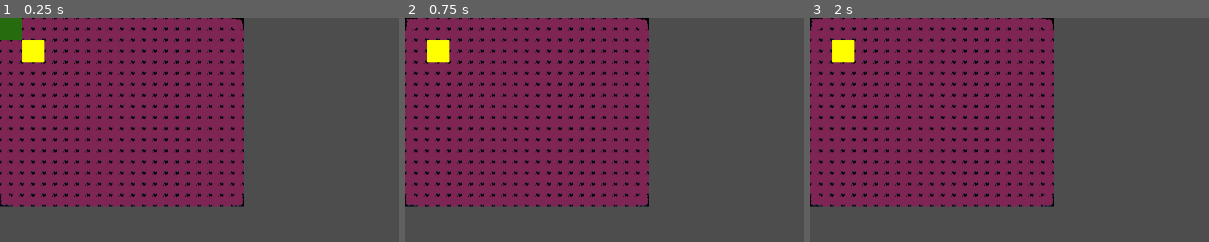
Above: before the commit, frames 1-3 (left to right).
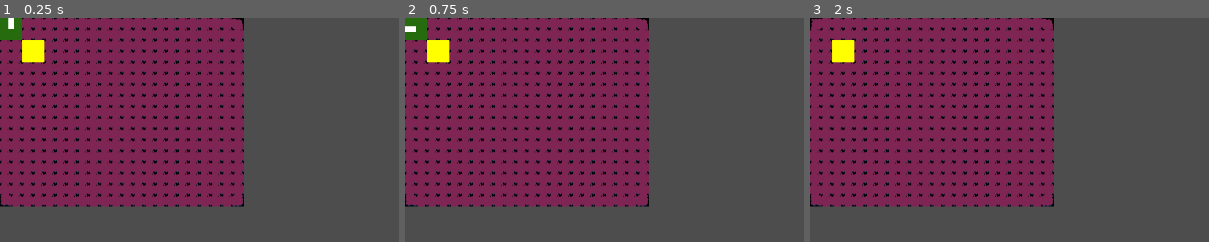
Above: after the commit, the same moments.

Repository: nathanleiby/game4-trijam-oct-29
Game: Godot game, scene res://game.tscn
Two runs of this game, one before a commit and one after it. Both use one fixed random seed, a clock stepped at 60 frames per second and the inputs below. The project has no main scene, so this scene is started directly.
Inputs:
- Up to frame 1 (0.25 s): no input
- Up to frame 2 (0.75 s): click "Left" at 0.5 s
- Up to frame 3 (2 s): click "Forward" at 1.25 s
The pictures show only the part of the screen within x 0-50%, y 0-50%; the shares and areas given below are measured in that part.

The runs differ from the first frame. In frame 1, less than 0.1% of the frame differs, in the area x 2-4%, y 0-5%; in frame 2, 0.5%, in the area x 0-6%, y 0-10%; in frame 3, nothing differs.

Commit message:
movement in a direction

Diff:
--- a/Game.gd
+++ b/Game.gd
@@ -1,32 +1,35 @@
 extends Node2D
 
 @onready var _player := $Player
+@onready var _playerArrow := $Player/Arrow
 @onready var _relic := $Relic
 
 
-var playerPos := Vector2i(0,0)
-
-var relicPos := Vector2i(1,1)
+var playerPos := Vector2(0,0)
+var playerRotation := Vector2.UP
+var relicPos := Vector2(1,1)
 
 const TILE_SIZE = 32
 
 func _updatePositions():
 	_player.position = playerPos * TILE_SIZE
+	_playerArrow.rotation = playerRotation.angle()
 	_relic.position = relicPos * TILE_SIZE
 
 func _ready():
 	_updatePositions()
 
 func _on_left_pressed():
-	playerPos.x -= 1
+	playerRotation = playerRotation.rotated(-PI/2)
 	_updatePositions()
 
 func _on_forward_pressed():
-	playerPos.y -= 1
+	print(rotation)
+	playerPos = playerPos + playerRotation
 	_updatePositions()
 
 func _on_right_pressed():
-	playerPos.x += 1
+	playerRotation = playerRotation.rotated(PI/2)
 	_updatePositions()
 
 
--- a/game.tscn
+++ b/game.tscn
@@ -1,7 +1,8 @@
-[gd_scene load_steps=5 format=3 uid="uid://c456fpuxfuvvc"]
+[gd_scene load_steps=6 format=3 uid="uid://c456fpuxfuvvc"]
 
 [ext_resource type="Script" path="res://Game.gd" id="1_fxbok"]
 [ext_resource type="Texture2D" uid="uid://bfiuuq1cs2bt5" path="res://DarkCastleTileset/GroundTiles.png" id="2_54s58"]
+[ext_resource type="PackedScene" uid="uid://cn8g1lgpedx15" path="res://player.tscn" id="3_c2qwq"]
 
 [sub_resource type="TileSetAtlasSource" id="TileSetAtlasSource_vx6jn"]
 texture = ExtResource("2_54s58")
@@ -209,13 +210,7 @@
 format = 2
 layer_0/tile_data = PackedInt32Array(0, 1, 1, 65536, 65537, 0, 131072, 65537, 0, 196608, 65537, 0, 262144, 65537, 0, 32 …(6543 unchanged characters)…
 
-[node name="Player" type="Node2D" parent="."]
-position = Vector2(2.08165e-12, 2.08165e-12)
-
-[node name="ColorRect" type="ColorRect" parent="Player"]
-offset_right = 32.0
-offset_bottom = 32.0
-color = Color(0.14902, 0.419608, 0.0509804, 1)
+[node name="Player" parent="." instance=ExtResource("3_c2qwq")]
 
 [node name="Relic" type="Node2D" parent="."]
 position = Vector2(64, 64)
--- /dev/null
+++ b/player.tscn
@@ -0,0 +1,16 @@
+[gd_scene format=3 uid="uid://cn8g1lgpedx15"]
+
+[node name="Player" type="Node2D"]
+position = Vector2(2.08165e-12, 2.08165e-12)
+
+[node name="ColorRect" type="ColorRect" parent="."]
+offset_right = 32.0
+offset_bottom = 32.0
+color = Color(0.14902, 0.419608, 0.0509804, 1)
+
+[node name="Arrow" type="ColorRect" parent="."]
+offset_left = 16.0
+offset_top = 12.0
+offset_right = 32.0
+offset_bottom = 20.0
+pivot_offset = Vector2(2.08165e-12, 4)
